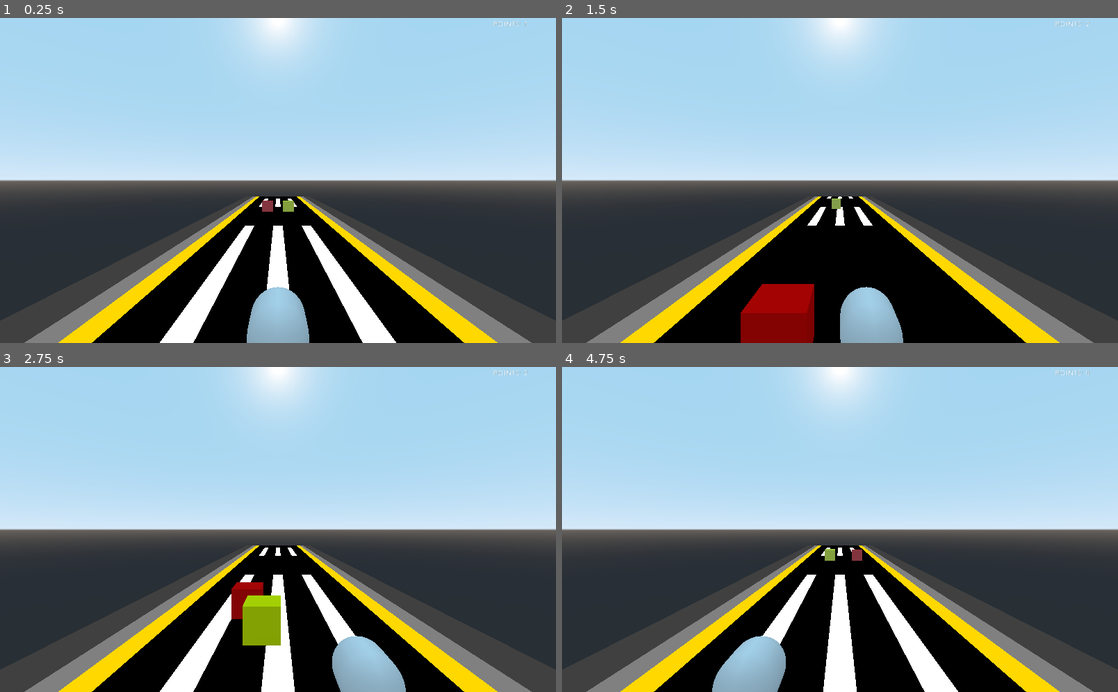
Above: before the commit, frames 1-4 (two rows, left to right).
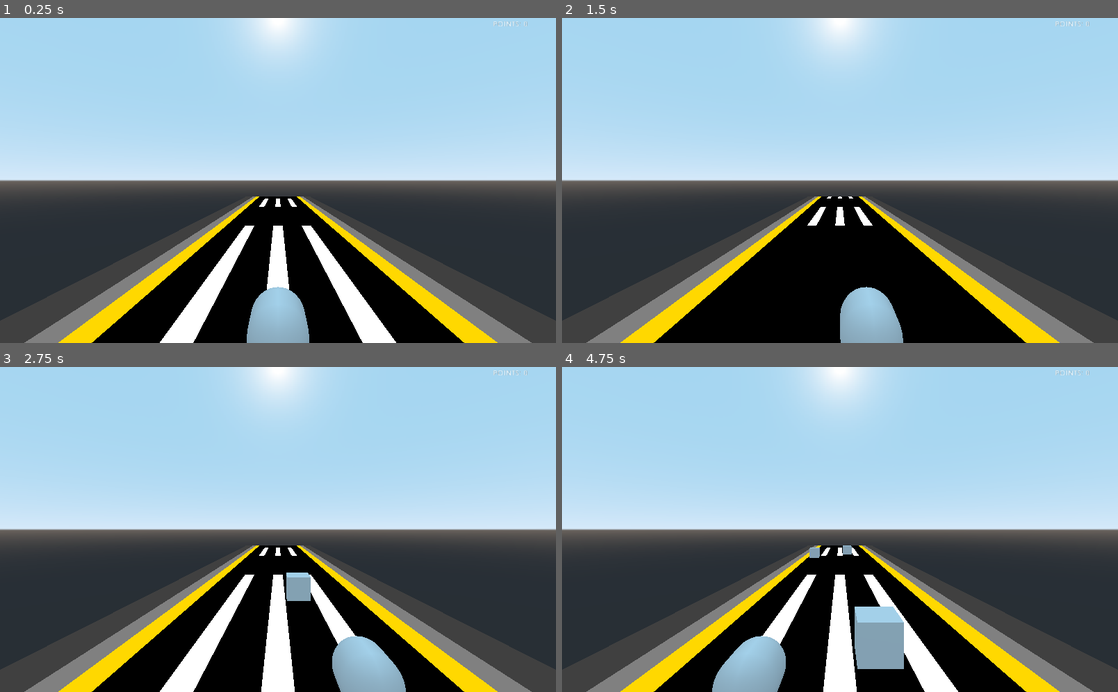
Above: after the commit, the same moments.

Repository: ClarkThyLord/Speed-Trash
Game: Godot game, scene res://src/game/game.tscn
The game is run twice, just before and just after one commit, with the same random seed, the same clock (stepped at 60 frames per second) and the same inputs.
Inputs:
- Up to frame 1 (0.25 s): no input
- Up to frame 2 (1.5 s): hold Right (ui_right) 0.53-1.28 s; hold Left (ui_left) from 1.28 s (still down)
- Up to frame 3 (2.75 s): release Left (ui_left) at 2.03 s; hold Right (ui_right) from 2.03 s (still down)
- Up to frame 4 (4.75 s): release Right (ui_right) at 3.53 s; hold Left (ui_left) from 3.53 s (still down)

The runs differ from the first frame. In frame 1, 0.1% of the frame differs, in the area x 47-95%, y 1-60%; in frame 2, 2.3%, in the area x 32-95%, y 1-100%; in frame 3, 1.8%; in frame 4, 1.9%.

Commit message:
reworking the spawning of map objects
Clark was here :V

Diff:
--- a/src/map/map.gd
+++ b/src/map/map.gd
@@ -1,40 +1,55 @@
 extends Spatial
 
-export var max_obstacles := 5
-export var max_goals := 5
+
+
+## Exported Variables
+export(int, 0, 100) var map_objects_max := 5
+
+export(float, 0.0, 10.0) var map_objects_spawn := 1.5
+
+
 
 ## OnReady Variables
 onready var road_animation : AnimationPlayer = get_node("Road/AnimationPlayer")
 
-#onready var object : Spatial = get_node("Objects")
-#onready var obstacle : Spatial = get_node("Objects/Obstacle")
-#onready var goal : Spatial = get_node("Objects/Goal")
+onready var map_objects : Spatial = get_node("MapObjects")
 
-#onready var obstacle = preload("res://src/obstacles/obstacle.tscn")
-#onready var goal = preload("res://src/goals/goal.tscn")
 
-const obstacle = preload("res://src/obstacles/obstacle.tscn")
-const goal = preload("res://src/goals/goal.tscn")
 
-var objects = [
-	obstacle.instance(),
-	obstacle.instance(),
-	goal.instance(),
-	goal.instance(),
+## Private Variables
+var _spawn_time := 0.0
+
+var _spawn_points := [
+	Vector3(-5.5, 0, -50),
+	Vector3(-1.75, 0, -50),
+	Vector3(1.75, 0, -50),
+	Vector3(5.5, 0, -50),
 ]
+
+var _map_objects := [
+	preload("res://src/map/objects/trash/trash.tscn")
+]
+
+
 
 ## Built-In Virtual Methods
 func _ready() -> void:
+	road_animation.play("moving")
+
 	randomize()
-	road_animation.play("moving")
-	_on_Timer_timeout()
-
-func spawn_objects():
-	randomize()
-	var i = randi() % objects.size()
-	var scene = objects[i]
-	add_child(scene)
 
 
-func _on_Timer_timeout():
-	spawn_objects()
+func _process(delta : float):
+	if map_objects.get_child_count() < map_objects_max and _spawn_time >= map_objects_spawn:
+		var map_object = _map_objects[randi() % _map_objects.size()].instance()
+		map_object.translation = _spawn_points[randi() % _spawn_points.size()]
+		map_objects.add_child(map_object)
+
+		_spawn_time = 0.0
+
+	for map_object in map_objects.get_children():
+		map_object.translation += Vector3(0, 0, 30 * map_object.speed * delta)
+		if map_object.translation.z > 0:
+			map_object.translation = _spawn_points[randi() % _spawn_points.size()]
+
+	_spawn_time += delta
--- a/src/map/map.tscn
+++ b/src/map/map.tscn
@@ -1,10 +1,8 @@
-[gd_scene load_steps=10 format=2]
+[gd_scene load_steps=8 format=2]
 
-[ext_resource path="res://src/obstacles/obstacle.tscn" type="PackedScene" id=1]
 [ext_resource path="res://src/garbage_truck/garbage_truck.tscn" type="PackedScene" id=2]
 [ext_resource path="res://assets/map/road.png" type="Texture" id=3]
 [ext_resource path="res://src/map/map.gd" type="Script" id=4]
-[ext_resource path="res://src/goals/goal.tscn" type="PackedScene" id=5]
 
 [sub_resource type="ProceduralSky" id=1]
 
@@ -66,17 +64,6 @@
 
 [node name="GargabeTruck" parent="." instance=ExtResource( 2 )]
 
-[node name="Objects" type="Spatial" parent="."]
-
-[node name="Obstacle" parent="Objects" instance=ExtResource( 1 )]
-transform = Transform( 1, 0, 0, 0, 1, 0, 0, 0, 1, -2, 0, -45 )
-
-[node name="Goal" parent="Objects" instance=ExtResource( 5 )]
-transform = Transform( 1, 0, 0, 0, 1, 0, 0, 0, 1, 2, 0, -45 )
-
-[node name="Timer" type="Timer" parent="."]
-wait_time = 5.084
-autostart = true
-[connection signal="timeout" from="Timer" to="." method="_on_Timer_timeout"]
+[node name="MapObjects" type="Spatial" parent="."]
 
 [editable path="GargabeTruck"]
